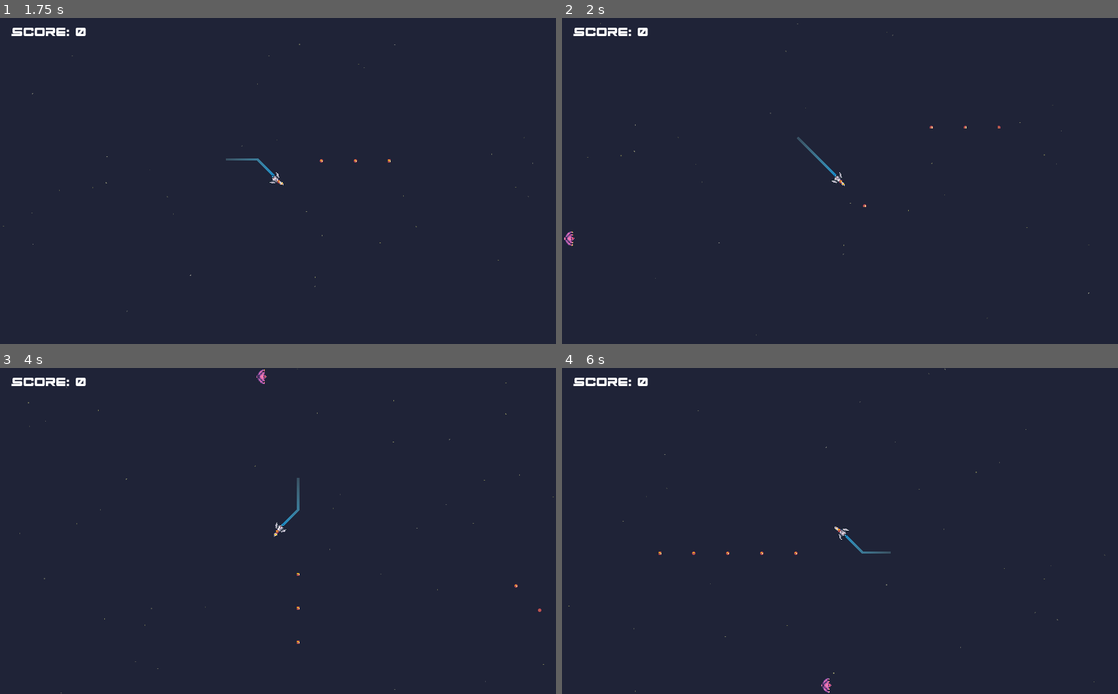
Above: before the commit, frames 1-4 (two rows, left to right).
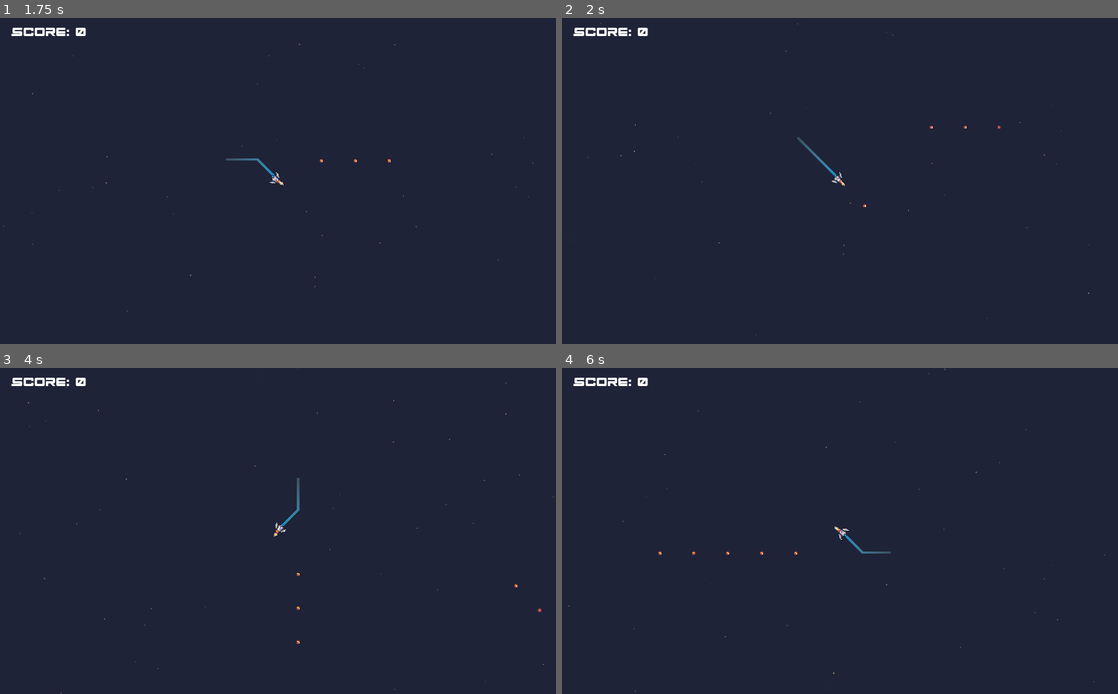
Above: after the commit, the same moments.

Repository: Nairu/GMTK-2019
Game: Godot game, scene res://Scenes/BaseLevel.tscn
Two runs of this game, one before a commit and one after it. Both use one fixed random seed, a clock stepped at 60 frames per second and the inputs below.
Inputs:
- Up to frame 1 (1.75 s): tap Enter (ui_accept) at 0.5, 0.77, 1.52 s
- Up to frame 2 (2 s): no input
- Up to frame 3 (4 s): tap Enter (ui_accept) at 3.02, 3.77 s
- Up to frame 4 (6 s): tap Enter (ui_accept) at 4.52, 5.75 s

Frame 1 is identical in both runs. In frame 2, less than 0.1% of the frame differs, in the area x 0-3%, y 65-70%; in frame 3, less than 0.1%; in frame 4, less than 0.1%.
Error before the commit: Parse Error: Indented block expected after declaration of "_process" function. (res://Scripts/Enemy.gd:21)

Commit message:
Checking in spawning code for enemies that makes them come out of wormholes

Diff:
--- a/Objects/Enemy.tscn
+++ b/Objects/Enemy.tscn
@@ -1,20 +1,20 @@
-[gd_scene load_steps=6 format=2]
+[gd_scene load_steps=7 format=2]
 
 [ext_resource path="res://Scripts/Enemy.gd" type="Script" id=1]
 [ext_resource path="res://Objects/Trail.tscn" type="PackedScene" id=2]
-[ext_resource path="res://Sprites/enemy-ship.png" type="Texture" id=3]
+[ext_resource path="res://Sprites/wormhole-xtreme.png" type="Texture" id=3]
+[ext_resource path="res://Sprites/enemy-ship.png" type="Texture" id=4]
 
 [sub_resource type="Gradient" id=2]
 offsets = PoolRealArray( 0.443709, 0.768212, 1 )
 colors = PoolColorArray( 0.917647, 0.443137, 0.741176, 0.196078, 0.682353, 0.341176, 0.643137, 0.592157, 0.392157, 0.27451, 0.552941, 1 )
 
-[sub_resource type="RectangleShape2D" id=1]
+[sub_resource type="RectangleShape2D" id=3]
 extents = Vector2( 9.45121, 11.4718 )
 
 [node name="EnemyNode" type="Area2D"]
 collision_layer = 2
 script = ExtResource( 1 )
-is_enemy = null
 
 [node name="Trail" parent="." instance=ExtResource( 2 )]
 width = 4.0
@@ -22,11 +22,15 @@
 targetPath = NodePath("../CollisionShape2D")
 trail_length = 30
 
+[node name="Wormhole" type="Sprite" parent="."]
+texture = ExtResource( 3 )
+
 [node name="Sprite" type="Sprite" parent="."]
+visible = false
 rotation = 1.57079
-texture = ExtResource( 3 )
+texture = ExtResource( 4 )
 
 [node name="CollisionShape2D" type="CollisionShape2D" parent="."]
 visible = false
 position = Vector2( -2.50138, 0.498622 )
-shape = SubResource( 1 )
+shape = SubResource( 3 )
--- a/Objects/Player.tscn
+++ b/Objects/Player.tscn
@@ -20,10 +20,9 @@
 game_over_scene = "res://Scenes/GameOver.tscn"
 
 [node name="Trail" parent="." instance=ExtResource( 3 )]
-position = Vector2( 0, 12 )
 width = 4.0
 default_color = Color( 0.4, 0.501961, 1, 1 )
-gradient = SubResource( 1 )
+gradient = SubResource( 2 )
 targetPath = NodePath("../CollisionShape2D")
 trail_length = 20
 
--- a/Scenes/BaseLevel.tscn
+++ b/Scenes/BaseLevel.tscn
@@ -16,14 +16,4 @@
 player = ExtResource( 5 )
 starfield = ExtResource( 6 )
 
-[node name="ShipNode" parent="." instance=ExtResource( 2 )]
-position = Vector2( 501, 298 )
-top_speed = 250.0
-slow_factor = 2.5
-
-[node name="Starfield" parent="." instance=ExtResource( 3 )]
-position = Vector2( -680, -593 )
-star_count = 2000
-window_size = Vector2( 2000, 2000 )
-
 [node name="CanvasLayer" type="CanvasLayer" parent="."]
--- a/Scripts/Enemy.gd
+++ b/Scripts/Enemy.gd
@@ -8,19 +8,36 @@
 var player_dir = Vector2()
 var screen_size
 var screen_buffer = 20
-var animating = false
+var animating = true
+
+var spawn_position = Vector2()
 
 func _ready():
 	screen_size = get_viewport_rect().size
 	self.connect("area_entered", self, "_on_Ship_body_entered")
 	# Do an initial entry animation and then fly on.
 	$Sprite.visible = false
+	$Wormhole.modulate.a = 0
 
 func _process(delta):
+	$Wormhole.modulate.a = min($Wormhole.modulate.a + 0.01, 1)
+	$Wormhole.rotation_degrees = $Wormhole.rotation_degrees + 1
+	$Wormhole.scale.x = lerp($Wormhole.scale.x, 3, 0.01)
+	$Wormhole.scale.y = lerp($Wormhole.scale.y, 3, 0.01)
+
+	if $Wormhole.modulate.a == 1:
+		spawn_position = position
+		animating = false
+		$Sprite.visible = true
 
 func _physics_process(delta):
 	if animating:
-		pass
+		return
+
+	if $Wormhole.modulate.a > 0:
+		$Wormhole.modulate.a = $Wormhole.modulate.a - 0.2
+	else:
+		$Wormhole.visible = false
 
 	if player_node == null:
 		player_node = get_node("/root/BaseNode/Player")
Not shown: 2 places in Objects/Player.tscn that only renumber resources
Not shown, added: Sprites/wormhole-xtreme.png.import
